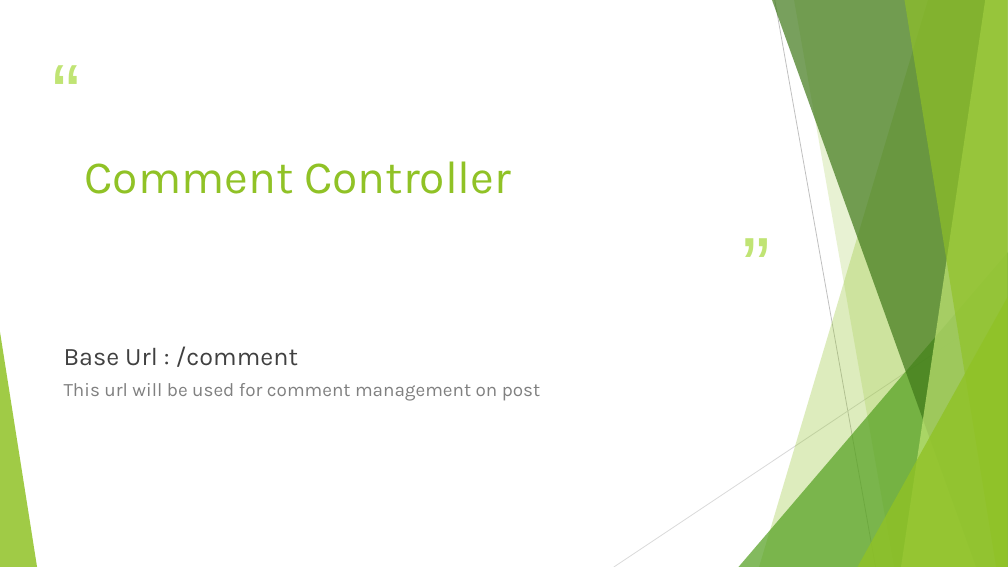
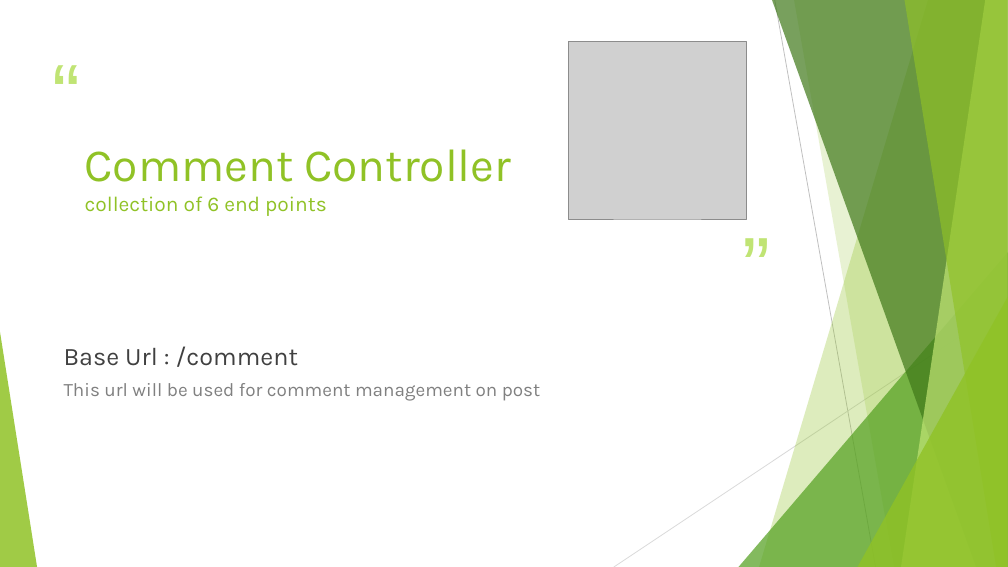
Before and after one commit to jidni911/sdcianSpring, a slide deck: slide 34 of Project SDC.pptx. Drawn at 1008x567 pixels with LibreOffice and Linux fonts; fonts in the diff are those of the drawing; grey boxes stand for pictures. Boxes give left, top, right and bottom in pixels: in the first picture for what was removed or moved away, otherwise in the second. Text is boxed around its words. In the diff, an @@ line names an element or a change of style, - is before the commit and + after.

Commit message:
pptx image added

```diff
--- a/Project SDC.pptx
+++ b/Project SDC.pptx
@@ picture added at (569,42,746,219) @@
@@ title at (85,149,511,216): text changed; size 44 to 20 pt @@
-Comment Controller
+Comment Controller
+collection of 6 end points
```
Also in this commit, not shown: 14 other slides changed.
